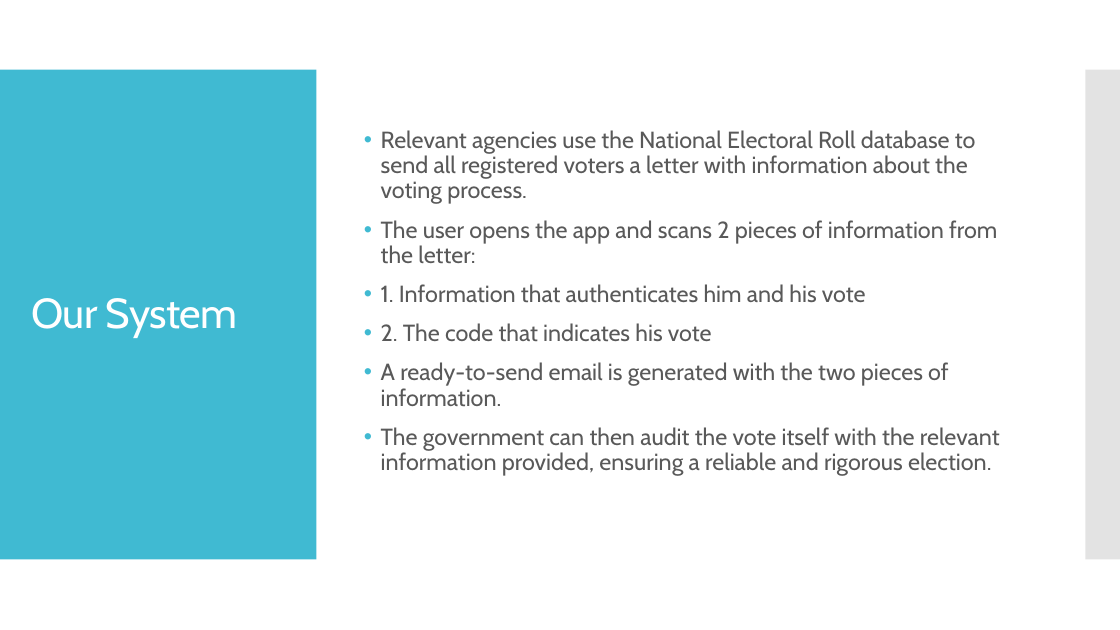
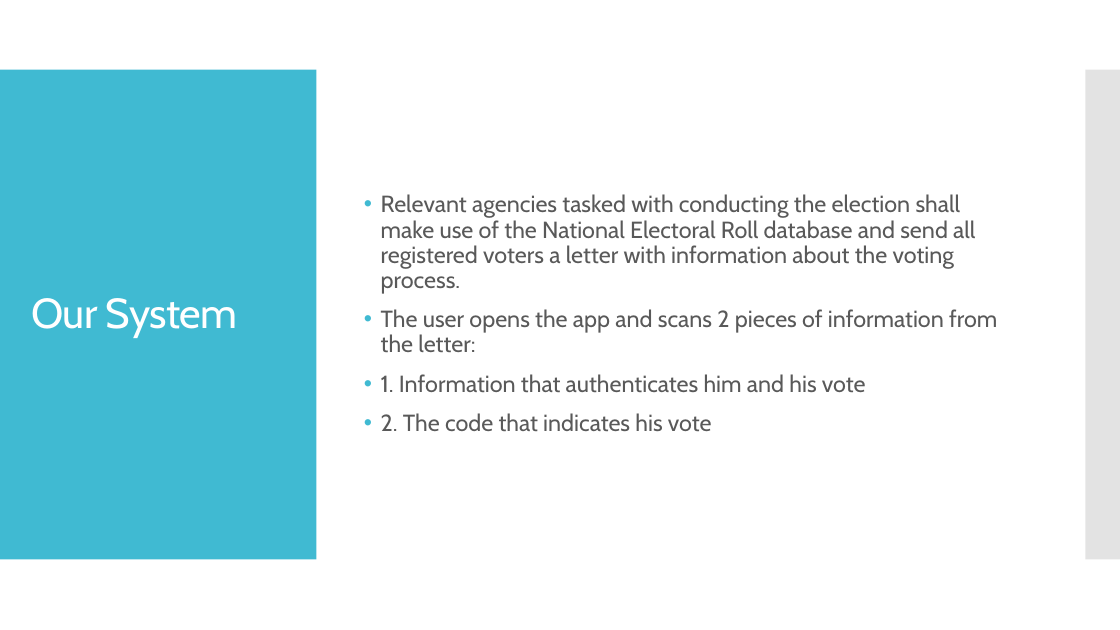
Before and after one commit to D-Bhatta/Secure-Online-Voting, a slide deck: slide 4 of Secure Online Voting.pptx. Drawn at 1120x630 pixels with LibreOffice and Linux fonts; fonts in the diff are those of the drawing. Boxes give left, top, right and bottom in pixels: in the first picture for what was removed or moved away, otherwise in the second. Text is boxed around its words. In the diff, an @@ line names an element or a change of style, - is before the commit and + after.

Commit message:
Restored PPtx version 1 from email

```diff
--- a/Secure Online Voting.pptx
+++ b/Secure Online Voting.pptx
@@ text at (381,194,975,294): text changed @@
-• Relevant agencies use the National Electoral Roll database to send all registered voters a letter with information about the voting process.
+• Relevant agencies tasked with conducting the election shall make use of the National Electoral Roll database and send all registered voters a letter with information about the voting process.
@@ text at (381,362,1000,476): paragraphs removed @@
-• A ready-to-send email is generated with the two pieces of information.
-• The government can then audit the vote itself with the relevant information provided, ensuring a reliable and rigorous election.
```
Also in this commit, not shown: 2 other slides changed, 4 slides added.
